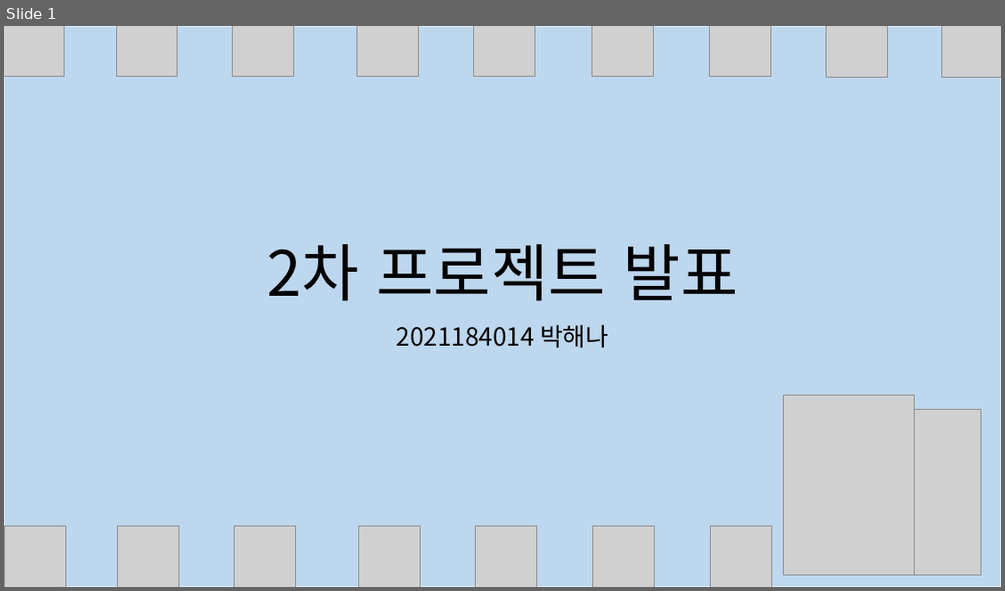
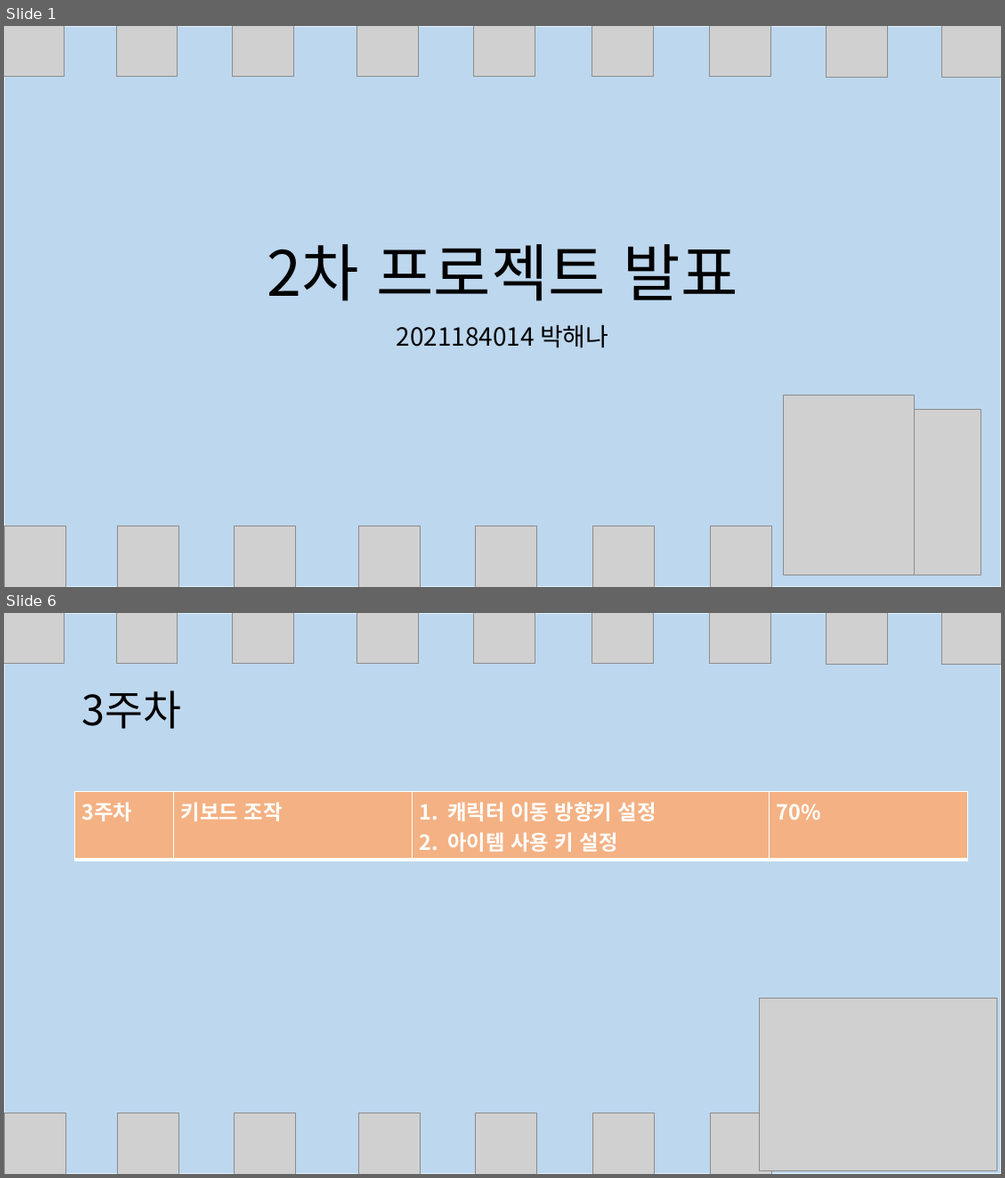
Before and after one commit to hannahBak/2021184014_2DGP_DRILL, a slide deck: 2차 프로젝트 발표/2차 프로젝트 발표.pptx. Shown one above the other, each under a label of ours: slide 1 before the commit, slides 1 and 6 after it; the slides between them are not shown. The pictures are 1005x591 and 1005x1178 pixels, drawn with LibreOffice and Linux fonts; fonts in the diff are those of the drawing; grey boxes stand for pictures. Boxes give left, top, right and bottom in pixels: in the first picture for what was removed or moved away, otherwise in the second. Text is boxed around its words. In the diff, an @@ line names an element or a change of style, - is before the commit and + after.

```diff
--- a/2차 프로젝트 발표/2차 프로젝트 발표.pptx
+++ b/2차 프로젝트 발표/2차 프로젝트 발표.pptx
@@ slide 6 added at (x1=4, y1=613, x2=1001, y2=1174), background #FFFFFF @@
@@ rectangle added at (x1=4, y1=613, x2=1001, y2=1174), fill #BDD7EE, outline #DDF1FC 1 pt @@
@@ picture added at (x1=4, y1=613, x2=65, y2=663) @@
@@ picture added at (x1=116, y1=613, x2=178, y2=663) @@
@@ picture added at (x1=233, y1=613, x2=294, y2=663) @@
@@ picture added at (x1=357, y1=613, x2=418, y2=663) @@
@@ picture added at (x1=474, y1=613, x2=535, y2=663) @@
@@ picture added at (x1=591, y1=613, x2=653, y2=664) @@
@@ picture added at (x1=709, y1=613, x2=770, y2=663) @@
@@ picture added at (x1=826, y1=613, x2=888, y2=664) @@
@@ picture added at (x1=942, y1=613, x2=1001, y2=664) @@
@@ text added at (x1=82, y1=690, x2=182, y2=729), 40 pt, text #000000 @@
+3주차
@@ table added at (x1=74, y1=792, x2=966, y2=855), 1 rows, 4 columns @@
+3주차 | 키보드 조작 | 캐릭터 이동 방향키 설정 / 아이템 사용 키 설정 | 70%
@@ picture added at (x1=760, y1=998, x2=997, y2=1171) @@
@@ picture added at (x1=5, y1=1112, x2=66, y2=1174) @@
@@ picture added at (x1=118, y1=1112, x2=179, y2=1174) @@
@@ picture added at (x1=234, y1=1112, x2=295, y2=1174) @@
@@ picture added at (x1=358, y1=1112, x2=420, y2=1174) @@
@@ picture added at (x1=475, y1=1112, x2=536, y2=1174) @@
@@ picture added at (x1=593, y1=1113, x2=655, y2=1174) @@
@@ picture added at (x1=711, y1=1112, x2=772, y2=1174) @@
```
Also in this commit, not shown: 7 slides changed, 1 other slide added, 1 slide removed.
